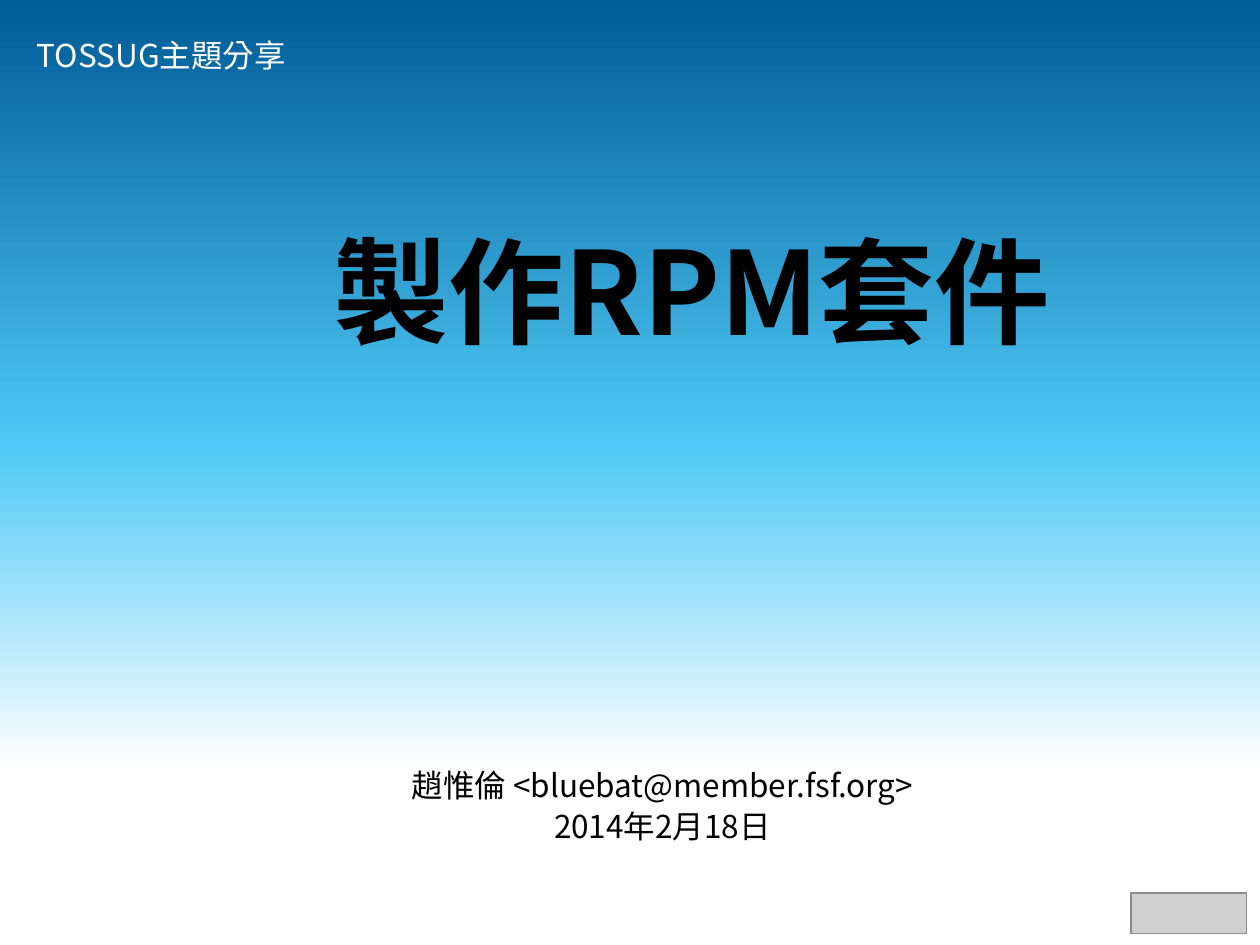
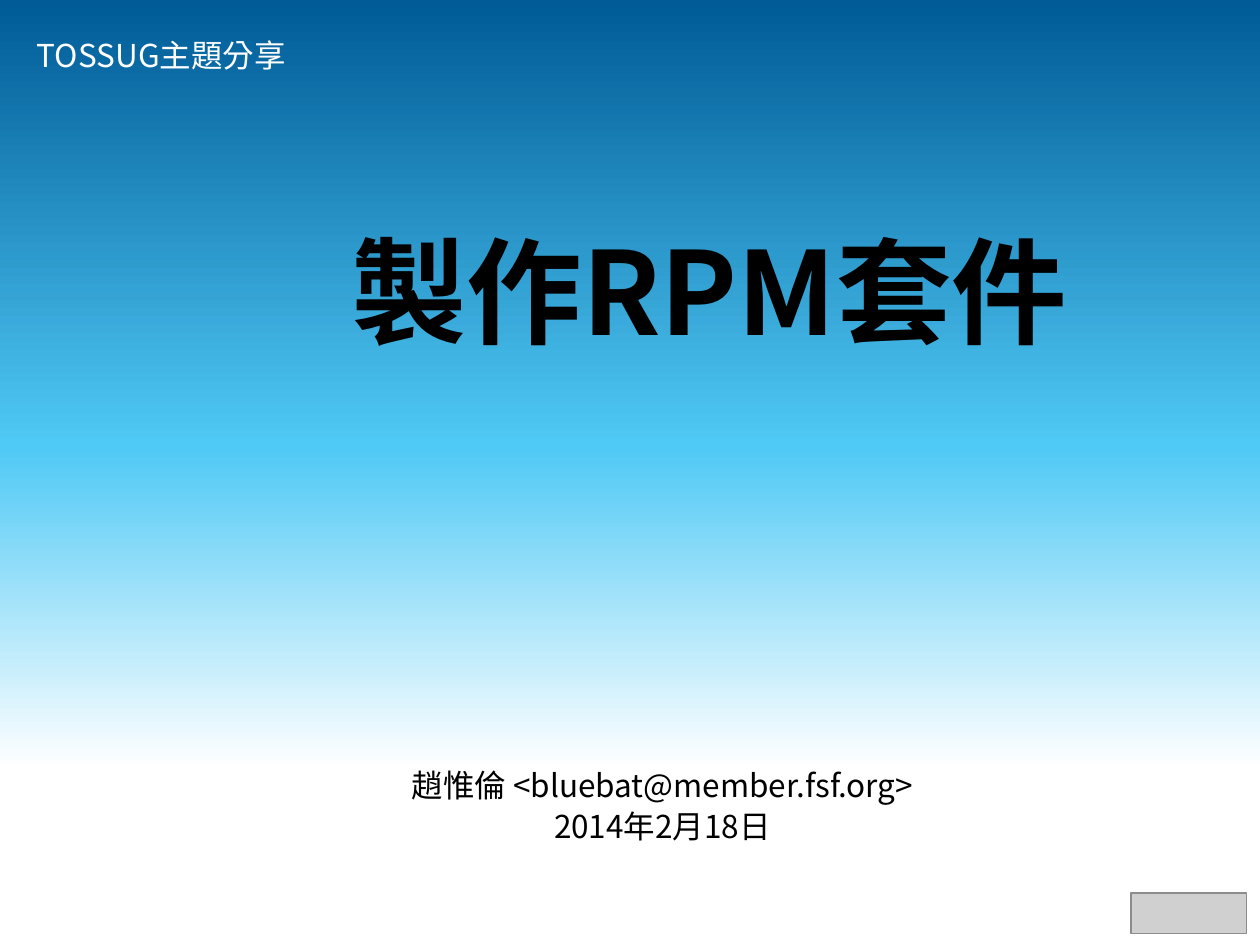
Before and after one commit to bluebat/.presentations, a slide deck: slide 1 of rpm-packaging.odp. Drawn at 1260x945 pixels with LibreOffice and Linux fonts; fonts in the diff are those of the drawing; grey boxes stand for pictures; background and template pictures are left out. Boxes give left, top, right and bottom in pixels: in the first picture for what was removed or moved away, otherwise in the second. Text is boxed around its words. In the diff, an @@ line names an element or a change of style, - is before the commit and + after.

```diff
--- a/rpm-packaging.odp
+++ b/rpm-packaging.odp
@@ title "製作RPM套件" moved from (x1=333, y1=237, x2=1049, y2=346) to (x1=351, y1=237, x2=1067, y2=346) @@
```
Also in this commit, not shown: 44 other slides changed, 1 other file.
